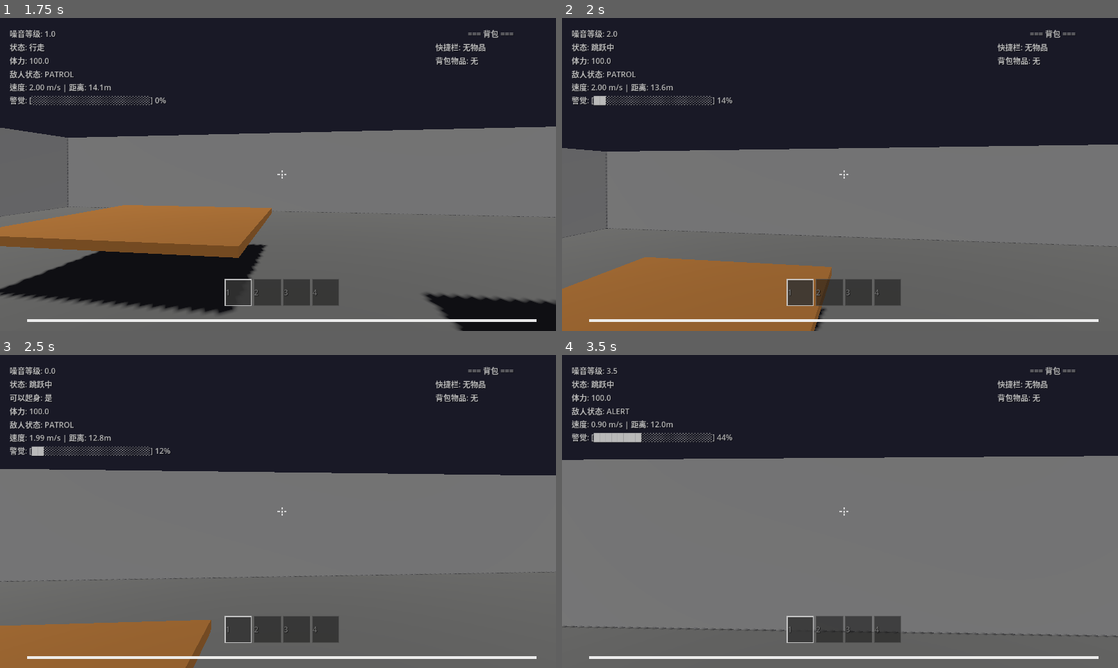
Above: before the commit, frames 1-4 (two rows, left to right).
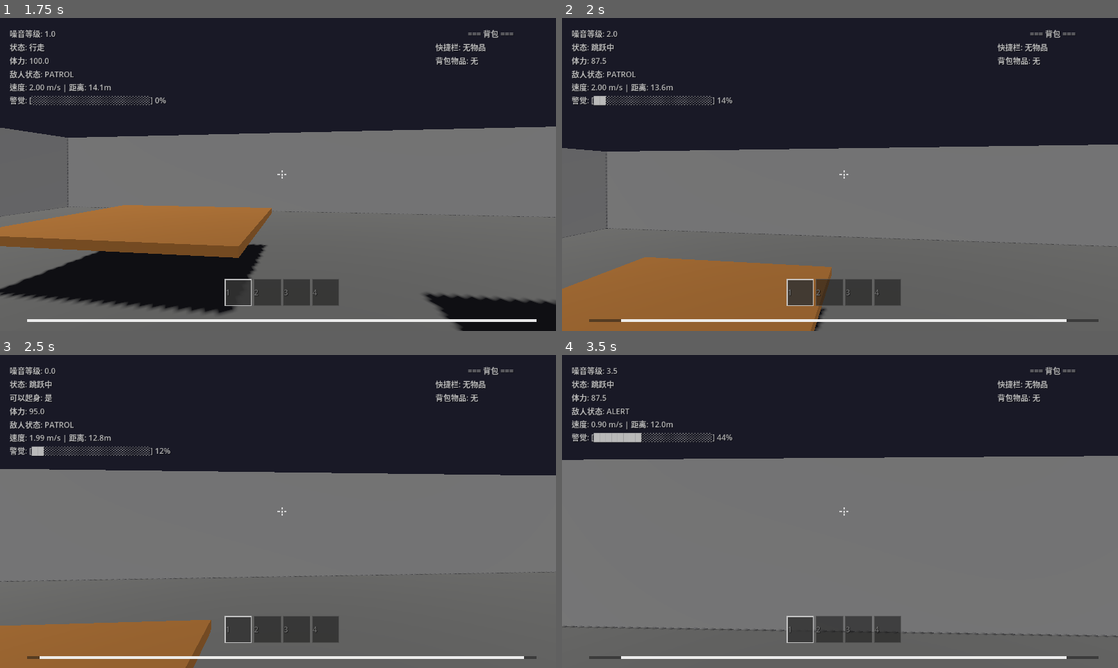
Above: after the commit, the same moments.

Repository: npfe-r/horror_miku
Game: Godot game, scene res://scenes/levels/test_level.tscn
Same seed, same stepped clock (60 frames per second), same inputs: the game is played once before the commit and once after it. The engine's default icon, where the game draws it, is replaced by a stand-in: a white triangle on a blue panel in a dark square.
Inputs (mouse positions are in pixels of both pictures, inside the frame that each line leads up to):
- Up to frame 1 (1.75 s): tap Enter at 0.5 s; move the mouse to (305, 174) at 0.52 s; hold W (move_forward) from 0.53 s (still down); tap C (crouch) at 0.6, 1.55 s; click (305, 174) at 0.67 s; tap Space (jump) at 0.77, 0.8, 1.07, 1.35, 1.52 s; move the mouse to (250, 174) at 1.27 s
- Up to frame 2 (2 s): keep holding W (move_forward); tap Space (jump) at 1.82 s
- Up to frame 3 (2.5 s): keep holding W (move_forward); move the mouse to (289, 505) at 2.02 s; tap C (crouch) at 2.1 s; tap Space (jump) at 2.3 s
- Up to frame 4 (3.5 s): keep holding W (move_forward); move the mouse to (834, 517) at 2.77 s; tap E (interact) at 2.85 s; click (834, 517) at 2.92 s; tap Space (jump) at 3.02, 3.32 s; tap C (crouch) at 3.05 s

Frame 1 is identical in both runs. In frame 2, 0.1% of the frame differs, in the area x 4-97%, y 12-98%; in frame 3, less than 0.1%; in frame 4, 0.1%.

Commit message:
feat(玩家控制): 为跳跃动作添加体力消耗机制
添加跳跃体力消耗常量 STAMINA_JUMP_COST 并修改跳跃逻辑
当玩家跳跃时扣除相应体力值并触发体力变化事件

Diff:
--- a/scripts/player/player_controller.gd
+++ b/scripts/player/player_controller.gd
@@ -18,6 +18,7 @@
 const STAMINA_DRAIN_RATE: float = 20.0
 const STAMINA_RECOVERY_RATE: float = 15.0
 const STAMINA_RECOVERY_COOLDOWN: float = 2.0
+const STAMINA_JUMP_COST: float = 15.0
 
 const NOISE_WALK: float = 2.0
 const NOISE_RUN: float = 3.0
@@ -113,9 +114,11 @@
 		if is_jumping:
 			is_jumping = false
 
-	if Input.is_action_just_pressed("jump") and is_on_floor() and not is_crouching:
+	if Input.is_action_just_pressed("jump") and is_on_floor() and not is_crouching and stamina >= STAMINA_JUMP_COST:
 		velocity.y = JUMP_VELOCITY
 		is_jumping = true
+		stamina -= STAMINA_JUMP_COST
+		EventBus.stamina_changed.emit(stamina)
 		make_noise(NOISE_JUMP, NOISE_MAX_RANGE_JUMP)
 
 	var input_dir := Input.get_vector("move_left", "move_right", "move_forward", "move_backward")
Not shown, changed: docs/player_controller_design.md
